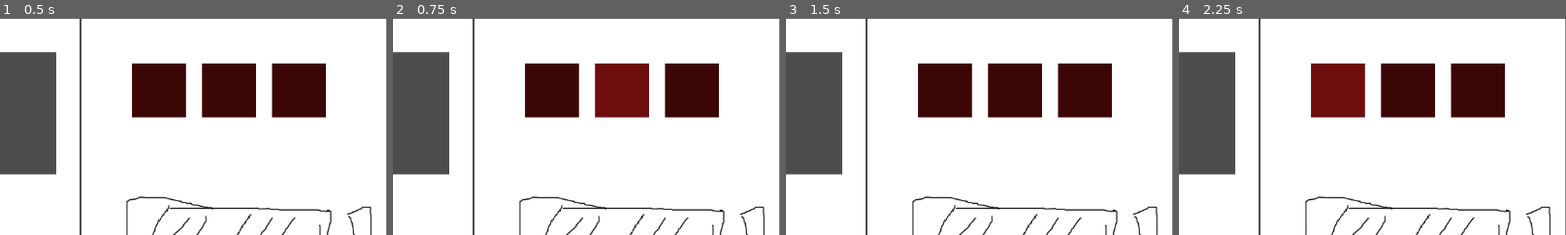
Above: before the commit, frames 1-4 (left to right).
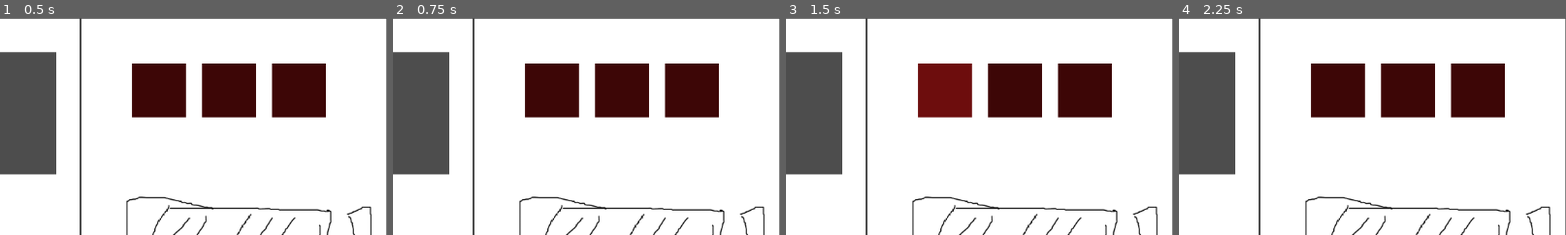
Above: after the commit, the same moments.

Repository: alifeee/space-pirates
Game: Godot game, scene res://NodeScenes/Main.tscn
Same seed, same stepped clock (60 frames per second), same inputs: the game is played once before the commit and once after it.
Inputs (mouse positions are % of the whole screen's width and height, from its top left):
- Up to frame 1 (0.5 s): no input
- Up to frame 2 (0.75 s): tap Enter (joy1_action1, bound only before the commit) at 0.5 s; move the mouse to (72, 45) at 0.52 s; hold Right (right) from 0.53 s (still down); tap Space (add_coal) at 0.6 s; click (72, 45) at 0.67 s
- Up to frame 3 (1.5 s): keep holding Right (right); tap Space (add_coal) at 1.25 s; move the mouse to (30, 55) at 1.27 s; tap Left (joy1_action1, bound only after the commit) at 1.35 s
- Up to frame 4 (2.25 s): tap Enter (joy1_action1, bound only before the commit) at 2, 2.1 s; move the mouse to (60, 28) at 2.02 s; release Right (right) at 2.03 s
The pictures show only the part of the screen within x 29-79%, y 0-50%; the shares and areas given below are measured in that part.

Frame 1 is identical in both runs. In frame 2, 3.5% of the frame differs, in the area x 52-67%, y 20-46%; in frame 3, 3.5%; in frame 4, 3.5%.

Commit message:
add more buttons to joy1_action buttons

Diff:
--- a/project.godot
+++ b/project.godot
@@ -59,15 +59,13 @@
 }
 joy1_action1={
 "deadzone": 0.5,
-"events": [Object(InputEventJoypadButton,"resource_local_to_scene":false,"resource_name":"","device":1,"button_index":0,"pressure":0.0,"pressed":true,"script":null)
-, Object(InputEventKey,"resource_local_to_scene":false,"resource_name":"","device":-1,"window_id":0,"alt_pressed":false,"shift_pressed":false,"ctrl_pressed":false,"meta_pressed":false,"pressed":false,"keycode":0,"physical_keycode":4194309,"key_label":0,"unicode":0,"echo":false,"script":null)
-, Object(InputEventKey,"resource_local_to_scene":false,"resource_name":"","device":-1,"window_id":0,"alt_pressed":false,"shift_pressed":false,"ctrl_pressed":false,"meta_pressed":false,"pressed":false,"keycode":0,"physical_keycode":4194322,"key_label":0,"unicode":0,"echo":false,"script":null)
+"events": [Object(InputEventJoypadButton,"resource_local_to_scene":false,"resource_name":"","device":1,"button_index":2,"pressure":0.0,"pressed":true,"script":null)
+, Object(InputEventKey,"resource_local_to_scene":false,"resource_name":"","device":-1,"window_id":0,"alt_pressed":false,"shift_pressed":false,"ctrl_pressed":false,"meta_pressed":false,"pressed":false,"keycode":0,"physical_keycode":4194319,"key_label":0,"unicode":0,"echo":false,"script":null)
 ]
 }
 joy1_action2={
 "deadzone": 0.5,
 "events": [Object(InputEventJoypadButton,"resource_local_to_scene":false,"resource_name":"","device":1,"button_index":1,"pressure":0.0,"pressed":true,"script":null)
-, Object(InputEventKey,"resource_local_to_scene":false,"resource_name":"","device":-1,"window_id":0,"alt_pressed":false,"shift_pressed":false,"ctrl_pressed":false,"meta_pressed":false,"pressed":false,"keycode":0,"physical_keycode":32,"key_label":0,"unicode":32,"echo":false,"script":null)
 , Object(InputEventKey,"resource_local_to_scene":false,"resource_name":"","device":-1,"window_id":0,"alt_pressed":false,"shift_pressed":false,"ctrl_pressed":false,"meta_pressed":false,"pressed":false,"keycode":0,"physical_keycode":4194321,"key_label":0,"unicode":0,"echo":false,"script":null)
 ]
 }
